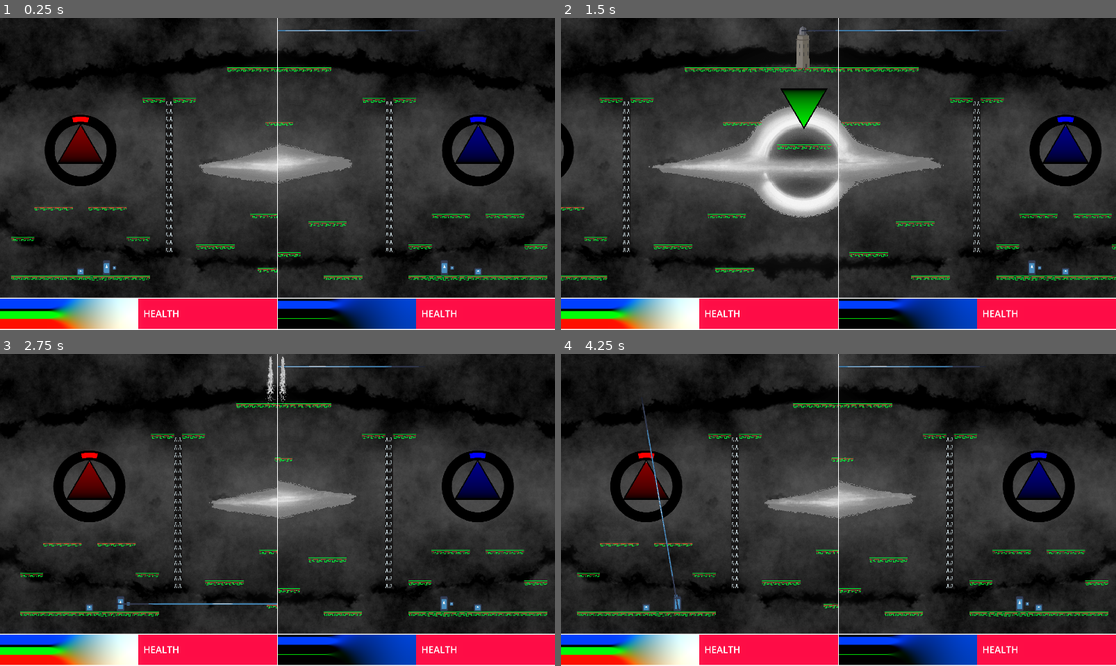
Above: before the commit, frames 1-4 (two rows, left to right).
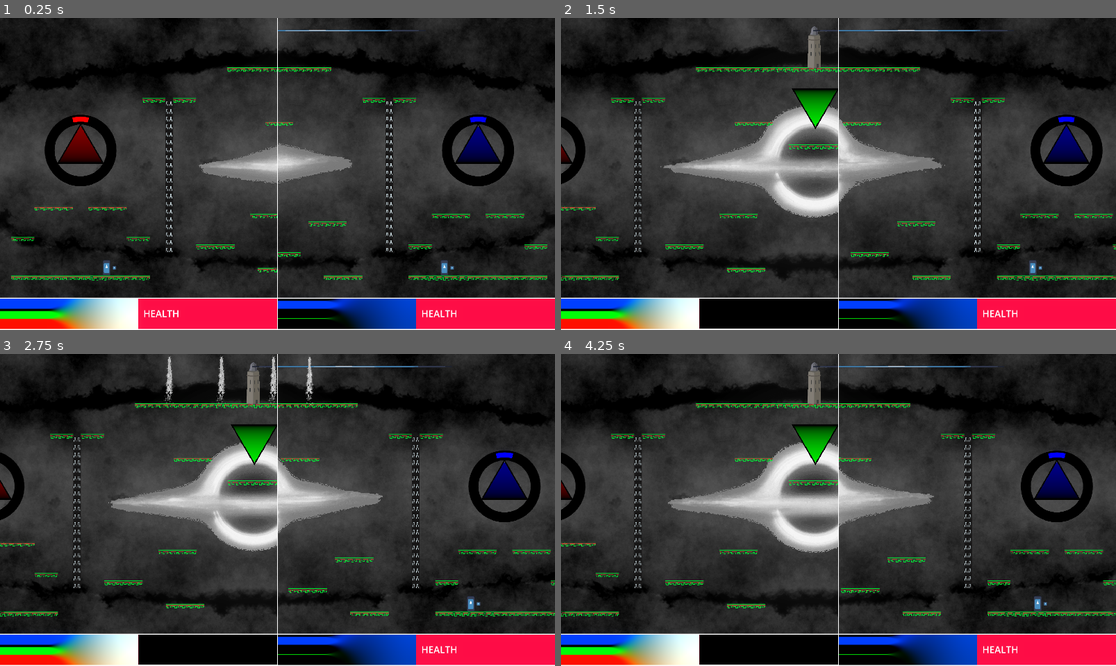
Above: after the commit, the same moments.

Repository: llhtimlam/UofT-GameJam
Game: Godot game, scene res://scenes/main.tscn
The game is run twice, just before and just after one commit, with the same random seed, the same clock (stepped at 60 frames per second) and the same inputs. The engine's default icon, where the game draws it, is replaced by a stand-in: a white triangle on a blue panel in a dark square.
Inputs:
- Up to frame 1 (0.25 s): no input
- Up to frame 2 (1.5 s): hold D (Player1_RIGHT) 0.53-1.28 s; tap G (Player1_DASH) at 0.6 s; tap F (Player1_JUMP) at 0.77 s; hold S (Player1_DOWN) from 1.28 s (still down); tap R (Player1_MELEE) at 1.35 s
- Up to frame 3 (2.75 s): tap F (Player1_JUMP) at 1.52 s; release S (Player1_DOWN) at 2.03 s; hold D (Player1_RIGHT) from 2.03 s (still down); tap T (Player1_SHOOT) at 2.1 s
- Up to frame 4 (4.25 s): release D (Player1_RIGHT) at 2.78 s; hold W (Player1_UP) 2.78-3.53 s; tap / (Player2_DASH) at 2.85 s; tap F (Player1_JUMP) at 3.02, 3.77 s; hold A (Player1_LEFT) from 3.53 s (still down); tap Down (Player2_DOWN) at 3.6 s

The runs differ from the first frame. In frame 1, less than 0.1% of the frame differs, in the area x 13-87%, y 80-83%; in frame 2, 11%; in frame 3, 25%, in the area x 0-100%, y 0-100%; in frame 4, 23%.
Error after the commit: Invalid call. Nonexistent function 'lost_score_to' in base 'Area2D (base.gd)'. (res://scenes/game_scene/map.gd:162)

Commit message:
updated score mechanism and fixed player death and bugs

Diff:
--- a/paintball/map_attack.gd
+++ b/paintball/map_attack.gd
@@ -7,7 +7,7 @@
 # Stat
 var damage: float
 var knockback: float
-var stun_time: float = 3.0
+var stun_time: float = 2.0
 
 # Physic
 var facing_dir: float = 0.0
--- a/paintball/scenes/game_scene/base/base.gd
+++ b/paintball/scenes/game_scene/base/base.gd
@@ -48,9 +48,11 @@
 const MAX_HP: float = 40
 var hp: float = MAX_HP
 
-var REGEN_AMOUNT: = 32
-var REGEN_CD: float = 10.0
+var REGEN_AMOUNT: = 0.1
+var REGEN_CD: float = 0.2
 var regen_timer : float = 0.0
+
+var LOSS_PERCENTAGE: = 0.05
 
 func _ready() -> void:
 	add_to_group("base")
@@ -62,8 +64,7 @@
 		_get_regen()
 		regen_timer = REGEN_CD
 
-
-func update_score(add_score: Vector3) -> void:
+func update_score(add_score: Vector3 = Vector3.ZERO) -> void:
 	score += add_score
 	score = score.clamp(Vector3.ZERO, Vector3(255.0, 255.0, 255.0))
 	get_parent().update_color_wheel()
@@ -77,10 +78,10 @@
 		Bucket.spawn(
 				get_parent(),
 				_get_spawnpoint(),
-				score * 0.01
+				score * 0.1
 				)
 		_get_hurt_animation()
-		score -= score * 0.01
+		score -= score * 0.1
 		score = score.max(Vector3.ZERO)
 
 func _get_spawnpoint() -> Vector2:
@@ -98,3 +99,13 @@
 		1: score.x += REGEN_AMOUNT
 		_: score.z += REGEN_AMOUNT
 	score = score.clamp(Vector3.ZERO, Vector3(255.0, 255.0, 255.0))
+	update_score()
+
+func lost_score(attacker_base: Node = null) -> void:
+	var amount_lost: Vector3 = self.score * LOSS_PERCENTAGE
+	self.score -= amount_lost
+	self.score = self.score.max(Vector3.ZERO)
+	_get_hurt_animation()
+	update_score()
+	if attacker_base != null:
+		attacker_base.update_score(amount_lost)
--- a/paintball/scenes/game_scene/base/base.tscn
+++ b/paintball/scenes/game_scene/base/base.tscn
@@ -6,7 +6,7 @@
 radius = 150.0
 
 [node name="Base" type="Area2D" unique_id=1792069707]
-collision_layer = 6
+collision_layer = 4
 collision_mask = 0
 script = ExtResource("1_gas1l")
 
--- a/paintball/scenes/game_scene/colour_zone/turret.gd
+++ b/paintball/scenes/game_scene/colour_zone/turret.gd
@@ -4,7 +4,7 @@
 
 @onready var capture_bar: ProgressBar = $CaptureBar
 
-const MAX_HP : float = 120
+const MAX_HP : float = 40
 var hp : float = MAX_HP
 var fallen : bool = false
 
@@ -204,7 +204,7 @@
 		Bucket.spawn(
 				get_parent().get_parent(),
 				get_parent().get_parent().bucket_spawn_turret.global_position,
-				Vector3(0, 64, 0)
+				Vector3(0, 16, 0)
 				)
 		fallen = true
 		#can_capture.emit(attacker_team)
--- a/paintball/scenes/game_scene/map.gd
+++ b/paintball/scenes/game_scene/map.gd
@@ -153,15 +153,19 @@
 	platform2_tile.enabled = false
 	platform3_tile.enabled = false
 
-	# Debug
-	Bucket.spawn(
-		self,
-		bucket_spawn_p1.global_position,
-		Vector3(0, 64, 0)
-		)
-
-func player_killed(player):
+func player_killed(player, attacker_id: int, attacker_team: int):
 	#TODO: mobile spawn point once capture points exist
+	if player.TEAM_ID == 1:
+		if attacker_team == 2:
+			p1_base_instance.lost_score_to(p2_base_instance)
+		else:
+			p1_base_instance.lost_score_to()
+	else:
+		if attacker_team == 1:
+			p2_base_instance.lost_score_to(p1_base_instance)
+		else:
+			p2_base_instance.lost_score_to()
+	await get_tree().create_timer(5.0).timeout
 	var spawnpoint
 	if player.TEAM_ID == 1:
 		spawnpoint = P1Spawn.position
--- a/paintball/scenes/game_scene/map.tscn
+++ b/paintball/scenes/game_scene/map.tscn
@@ -8,7 +8,6 @@
 [ext_resource type="Texture2D" uid="uid://b2gvlwcx4ca3c" path="res://assets/tileset/Retro-Lines-16x16/Environment.png" id="4_s5bfy"]
 [ext_resource type="Texture2D" uid="uid://da0ccrkdrxsqc" path="res://assets/background/animated_blackhole/d1512ad5-c56d-433f-8d48-4f5e4a54399e-3.png" id="5_4ji5y"]
 [ext_resource type="Shader" uid="uid://b0rhp3fug4naq" path="res://assets/color_wheel.gdshader" id="5_d327o"]
-[ext_resource type="Texture2D" uid="uid://miqo1wbx3pow" path="res://icon.svg" id="5_iqgdr"]
 [ext_resource type="Texture2D" uid="uid://1xqsaideea2n" path="res://assets/tileset/Retro-Lines-16x16/With-Background/Environment.png" id="5_s5bfy"]
 [ext_resource type="Texture2D" uid="uid://cf8h5voai78ue" path="res://assets/background/animated_blackhole/d1512ad5-c56d-433f-8d48-4f5e4a54399e-4.png" id="6_o45np"]
 [ext_resource type="PackedScene" uid="uid://chbxu3qvg1pqe" path="res://scenes/game_scene/colour_zone/color_zone.tscn" id="7_d327o"]
@@ -12087,11 +12086,6 @@
 [node name="P1PaintBucketSpawnPoint" type="Marker2D" parent="." unique_id=627514841]
 position = Vector2(-1088, -176)
 
-[node name="P1PaintBucketPlaceHolder" type="Sprite2D" parent="." unique_id=1431352819]
-position = Vector2(-1088, -176)
-scale = Vector2(0.25, 0.25)
-texture = ExtResource("5_iqgdr")
-
 [node name="Player2ColorWheel" type="Sprite2D" parent="." unique_id=1372223997]
 z_index = -1
 material = SubResource("ShaderMaterial_13qdw")
@@ -12147,11 +12141,6 @@
 [node name="P2PaintBucketSpawnPoint" type="Marker2D" parent="." unique_id=436978477]
 position = Vector2(1120, -176)
 
-[node name="P2PaintBucketPlaceHolder" type="Sprite2D" parent="." unique_id=1202204293]
-position = Vector2(1120, -176)
-scale = Vector2(0.25, 0.25)
-texture = ExtResource("5_iqgdr")
-
 [node name="TurretColorWheel" type="Sprite2D" parent="." unique_id=1651168249]
 z_index = -1
 material = SubResource("ShaderMaterial_13qdw")
@@ -12167,12 +12156,6 @@
 [node name="TurretPaintBucketSpawnPoint" type="Marker2D" parent="." unique_id=56123915]
 position = Vector2(16, -720)
 
-[node name="TurretPaintBucketPlaceHolder" type="Sprite2D" parent="." unique_id=141908768]
-visible = false
-position = Vector2(0, -720)
-scale = Vector2(0.25, 0.25)
-texture = ExtResource("5_iqgdr")
-
 [node name="ColorZone" parent="." unique_id=248434155 instance=ExtResource("7_d327o")]
 position = Vector2(23, -1108)
 
--- a/paintball/scenes/game_scene/player/player.gd
+++ b/paintball/scenes/game_scene/player/player.gd
@@ -29,7 +29,7 @@
 @export var HEALTH: float = 100.0
 @export var MELEE_DMG: float = 40.0
 @export var MELEE_KNOCKBACK: float = 600.0
-@export var PROJECTILE_DMG: float = 90.0
+@export var PROJECTILE_DMG: float = 50.0
 @export var PROJECTILE_SPEED: float = 800.0
 @export var PROJECTILE_KNOCKBACK: float = 800.0
 const JUMP_VELOCITY = -1200.0
@@ -73,6 +73,7 @@
 @onready var bucket_slot: Marker2D = $BucketPosition
 
 var is_dead: bool = false
+var iframe: float = 1.0
 
 # Crouching
 var is_crouching: bool = false
@@ -108,7 +109,7 @@
 const PROJECTILE_SCENE = preload("res://scenes/game_scene/projectile/projectile.tscn")
 
 # World Boundary
-const Y_BOUNDARY = 1500
+const Y_BOUNDARY = 200
 
 # Camera
 const MIN_SCREEN_HEIGHT = 550
@@ -208,6 +209,9 @@
 	shoot_cd = 0
 	climb_cd = 0
 	stun_cd = 0
+	self.visible = true
+	set_physics_process(true)
+	hurtbox.set_deferred("disabled", false)
 
 func _ready() -> void:
 	add_to_group("player")
@@ -341,7 +345,7 @@
 
 	velocity.x = base_velocity + knockback_velocity
 	move_and_slide()
-	if not is_aiming and not is_climbing:
+	if not is_aiming and not is_stun and not is_climbing:
 		# Dash
 		if input_dash and dash_cd <= 0:
 				dash_dir = facing_dir
@@ -403,6 +407,7 @@
 	melee_cd = max(melee_cd - delta, 0.0)
 	aim_cd = max(aim_cd - delta, 0.0)
 	shoot_cd = max(shoot_cd - delta, 0.0)
+	iframe = max(iframe - delta, 0.0)
 
 	# World Boundary
 	if position.y > Y_BOUNDARY:
@@ -413,6 +418,8 @@
 
 func take_damage(amount: float, attacker_id: int, attacker_team: int) -> void:
 	if is_dead:
+		return
+	if iframe > 0 and attacker_team != 0:
 		return
 
 	HEALTH -= amount * damage_reduction
@@ -423,10 +430,14 @@
 		velocity = Vector2.ZERO
 		base_velocity = 0.0
 		knockback_velocity = 0.0
-
-		player_eliminated.emit(self)
+		self.visible = false
+		set_physics_process(false)
+		hurtbox.set_deferred("disabled", true)
+		player_eliminated.emit(self, attacker_id, attacker_team)
 
 func apply_knockback(k_dir: float, knockback: float, stun_time: float = STUN_CD) -> void:
+	if iframe > 0:
+		return
 	if is_climbing == true:
 		is_climbing = false
 	is_crouching = false
--- a/paintball/scenes/game_scene/projectile/rifle.gd
+++ b/paintball/scenes/game_scene/projectile/rifle.gd
@@ -8,7 +8,7 @@
 var velocity: Vector2
 var damage: float
 var knockback: float
-var stun_time: float = 1.5
+var stun_time: float = 1.2
 var WAVE_NUMBER: int = 9
 var WAVE_CD: float = 0.1
 
--- a/paintball/scenes/game_scene/projectile/shotgun.gd
+++ b/paintball/scenes/game_scene/projectile/shotgun.gd
@@ -8,7 +8,7 @@
 var velocity: Vector2
 var damage: float
 var knockback: float
-var stun_time: float = 0.1
+var stun_time: float = 0.4
 var SHOTGUN_NUMBER: int = 3
 var WAVE_NUMBER: int = 3
 var SHOTGUN_ANGLE_VARIANCE: float = 0.02
